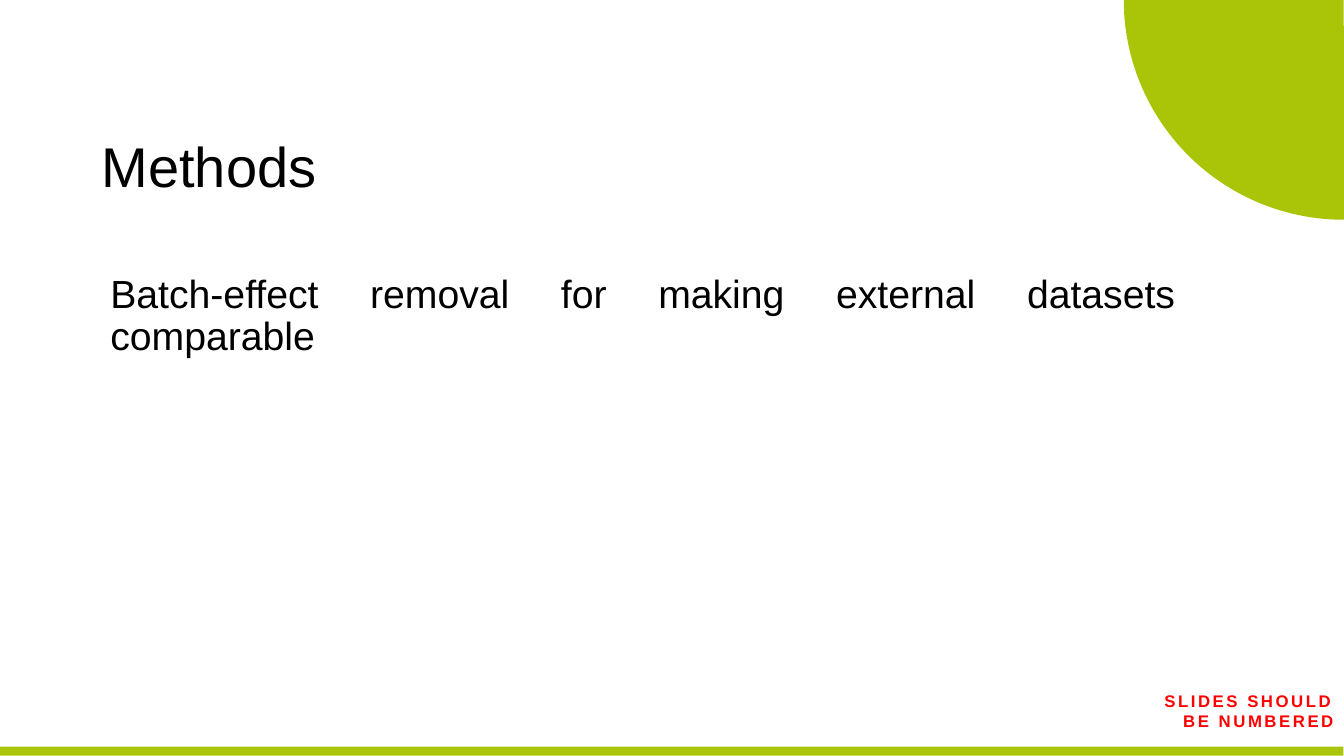
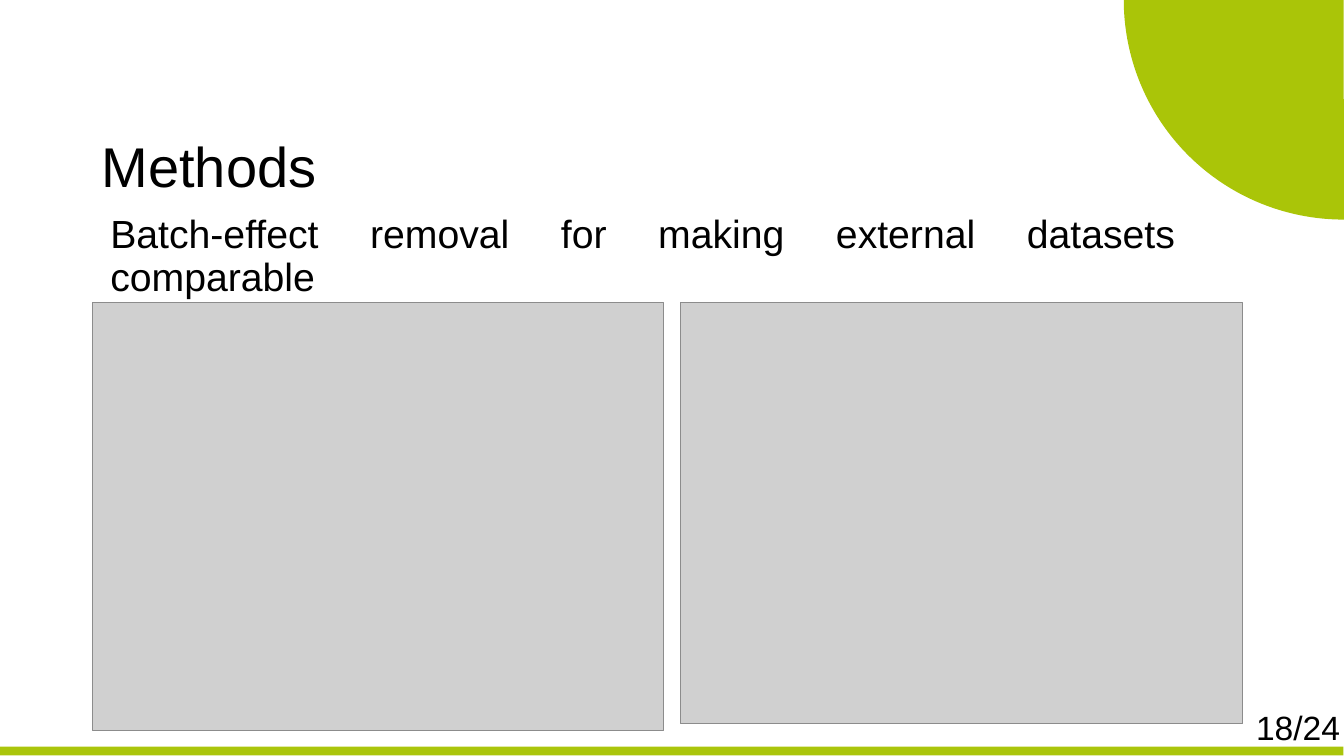
Before and after one commit to zybinmikhail/Thesis, a slide deck: slide 18 of presentations/Mikhail_Zybin_MSc PreDefense Presentation.PPTX (slide 12 before the commit). Drawn at 1344x756 pixels with LibreOffice and Linux fonts; fonts in the diff are those of the drawing; grey boxes stand for pictures; background and template pictures are left out. Boxes give left, top, right and bottom in pixels: in the first picture for what was removed or moved away, otherwise in the second. Text is boxed around its words. In the diff, an @@ line names an element or a change of style, - is before the commit and + after.

```diff
--- a/presentations/Mikhail_Zybin_MSc PreDefense Presentation.PPTX
+++ b/presentations/Mikhail_Zybin_MSc PreDefense Presentation.PPTX
@@ text "Batch-effect removal for making external ..." moved from (x1=110, y1=279, x2=1175, y2=316) to (x1=110, y1=219, x2=1175, y2=256) @@
@@ picture added at (x1=93, y1=302, x2=664, y2=731) @@
@@ picture added at (x1=681, y1=302, x2=1243, y2=724) @@
@@ text removed at (x1=1164, y1=695, x2=1334, y2=727) @@
-SLIDES SHOULD BE NUMBERED
@@ text added at (x1=1256, y1=715, x2=1340, y2=747), 24 pt, text #000000 @@
+18/24
```
Also in this commit, not shown: 14 other slides changed, 9 slides added, 3 slides removed, 47 other files.
